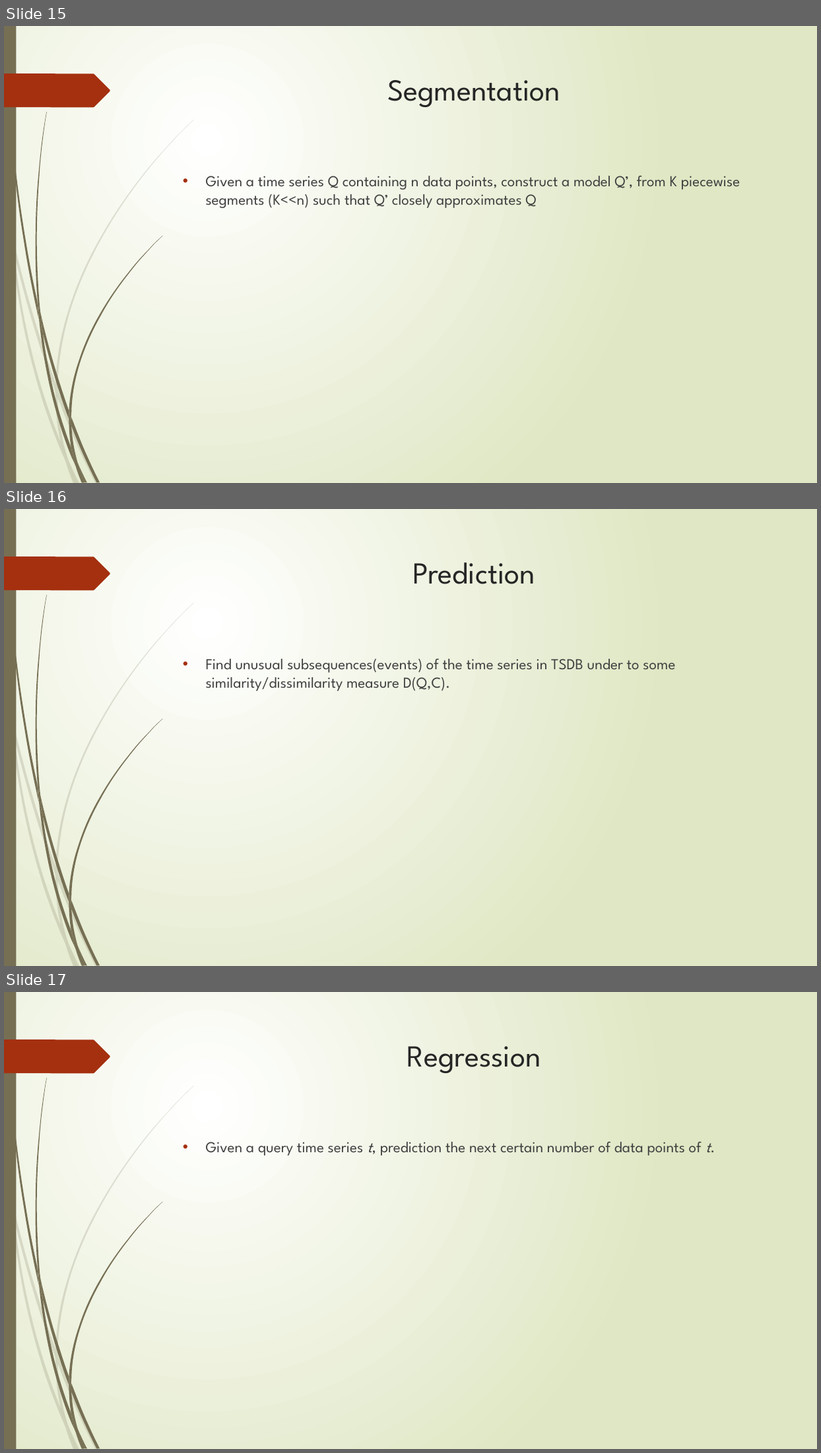
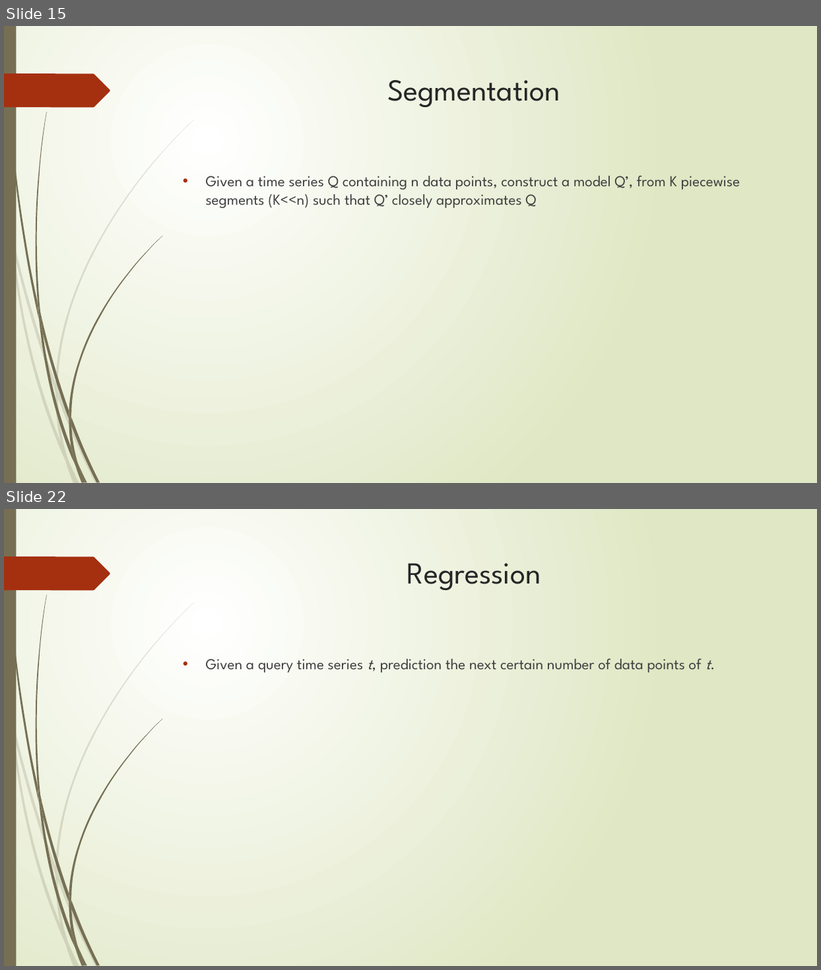
Before and after one commit to zixiaojindao/time-series-survey, a slide deck: slide/tsdm.pptx. Shown one above the other, each under a label of ours: slides 15, 16 and 17 before the commit, slides 15 and 22 after it; the slides between them are not shown. The pictures are 821x1453 and 821x970 pixels, drawn with LibreOffice and Linux fonts; fonts in the diff are those of the drawing. Boxes give left, top, right and bottom in pixels: in the first picture for what was removed or moved away, otherwise in the second. Text is boxed around its words. In the diff, an @@ line names an element or a change of style, - is before the commit and + after.

```diff
--- a/slide/tsdm.pptx
+++ b/slide/tsdm.pptx
@@ slide 16 removed at box(4, 509, 817, 966), background gradient #FFFFFF to #DFE8C4; not listed: 24 template elements that a slide beside it also shows @@
@@ title removed at box(413, 562, 535, 584) @@
-Prediction
@@ text removed at box(206, 659, 675, 691) @@
-• Find unusual subsequences(events) of the time series in TSDB under to some similarity/dissimilarity measure D(Q,C).
@@ what was slide 17 is now slide 22 @@
```
Also in this commit, not shown: 6 slides added.
